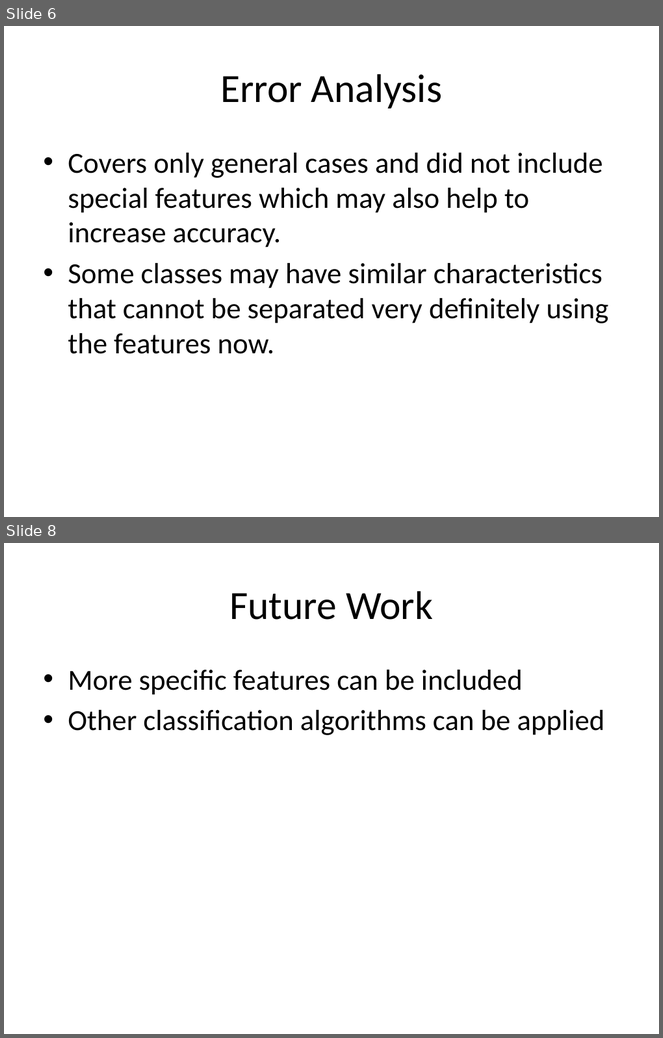
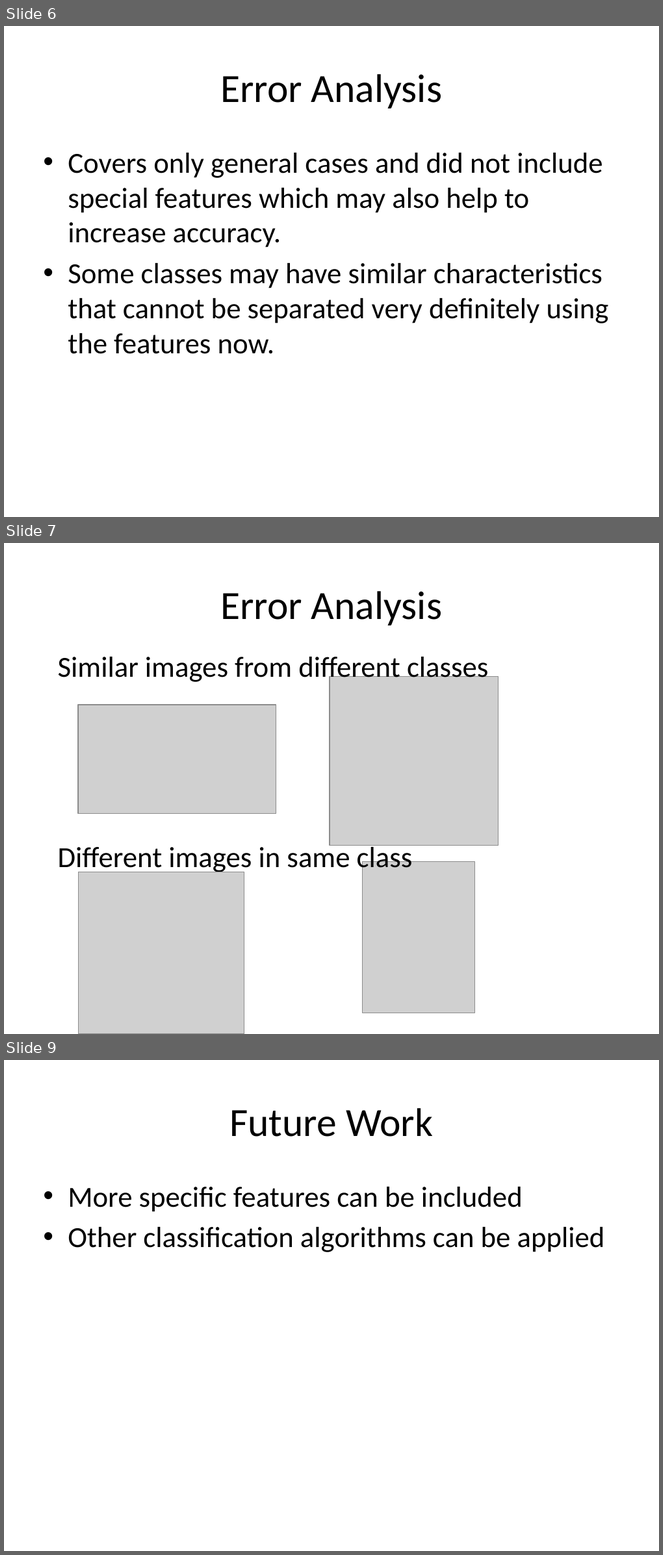
Before and after one commit to EryueChen/Foreign-Exchange, a slide deck: Midterm/midterm_slides.pptx. Shown one above the other, each under a label of ours: slides 6 and 8 before the commit, slides 6, 7 and 9 after it; the slides between them are not shown. The pictures are 663x1038 and 663x1555 pixels, drawn with LibreOffice and Linux fonts; fonts in the diff are those of the drawing; grey boxes stand for pictures. Boxes give left, top, right and bottom in pixels: in the first picture for what was removed or moved away, otherwise in the second. Text is boxed around its words. In the diff, an @@ line names an element or a change of style, - is before the commit and + after.

```diff
--- a/Midterm/midterm_slides.pptx
+++ b/Midterm/midterm_slides.pptx
@@ slide 7 added at (x1=4, y1=543, x2=659, y2=1034), background #FFFFFF @@
@@ title added at (x1=220, y1=591, x2=442, y2=626), 44 pt, text #000000 @@
+Error Analysis
@@ text added at (x1=58, y1=657, x2=488, y2=684), 32 pt, text #000000 @@
+Similar images from different classes
@@ picture added at (x1=330, y1=677, x2=499, y2=846) @@
@@ picture added at (x1=78, y1=705, x2=276, y2=813) @@
@@ text added at (x1=58, y1=843, x2=413, y2=875), 32 pt, text #000000 @@
+Different images in same class
@@ picture added at (x1=78, y1=873, x2=244, y2=1034) @@
@@ picture added at (x1=362, y1=862, x2=475, y2=1013) @@
@@ what was slide 8 is now slide 9 @@
```
Also in this commit, not shown: 2 other slides added, 1 slide removed, 1 other file.
